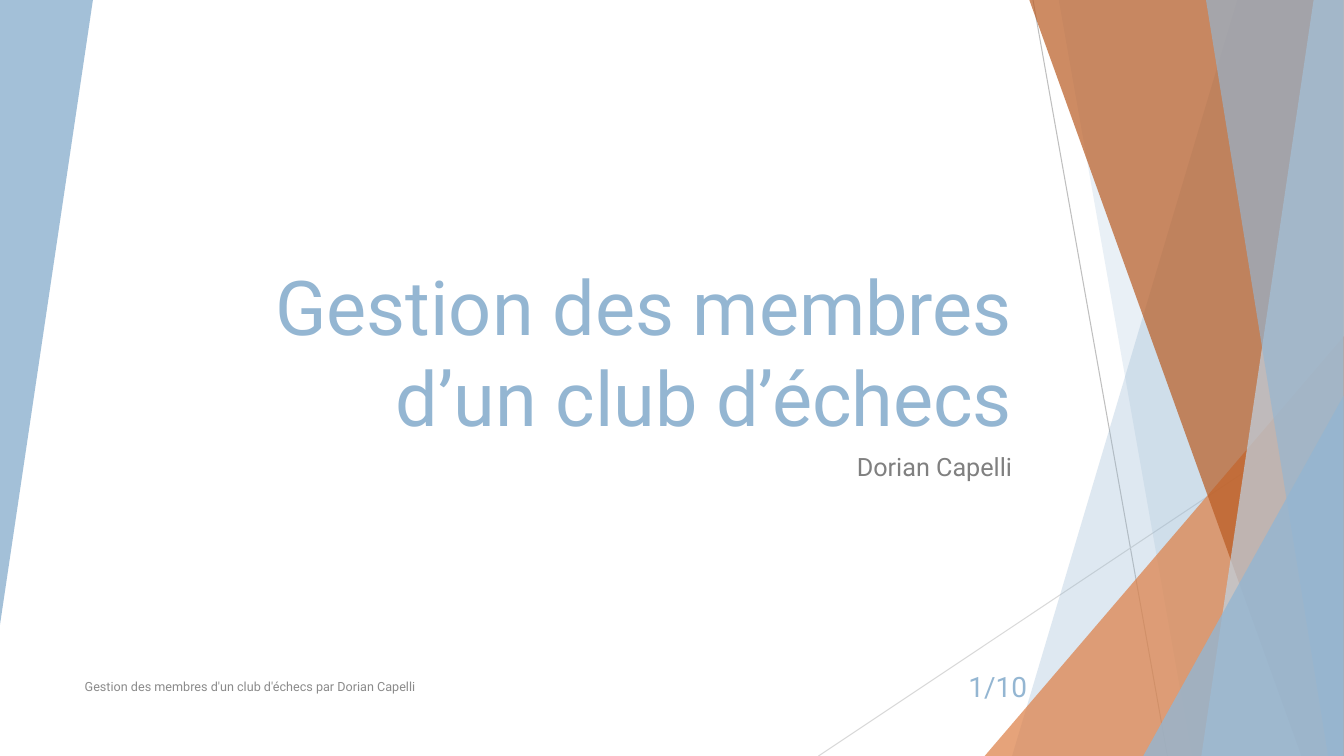
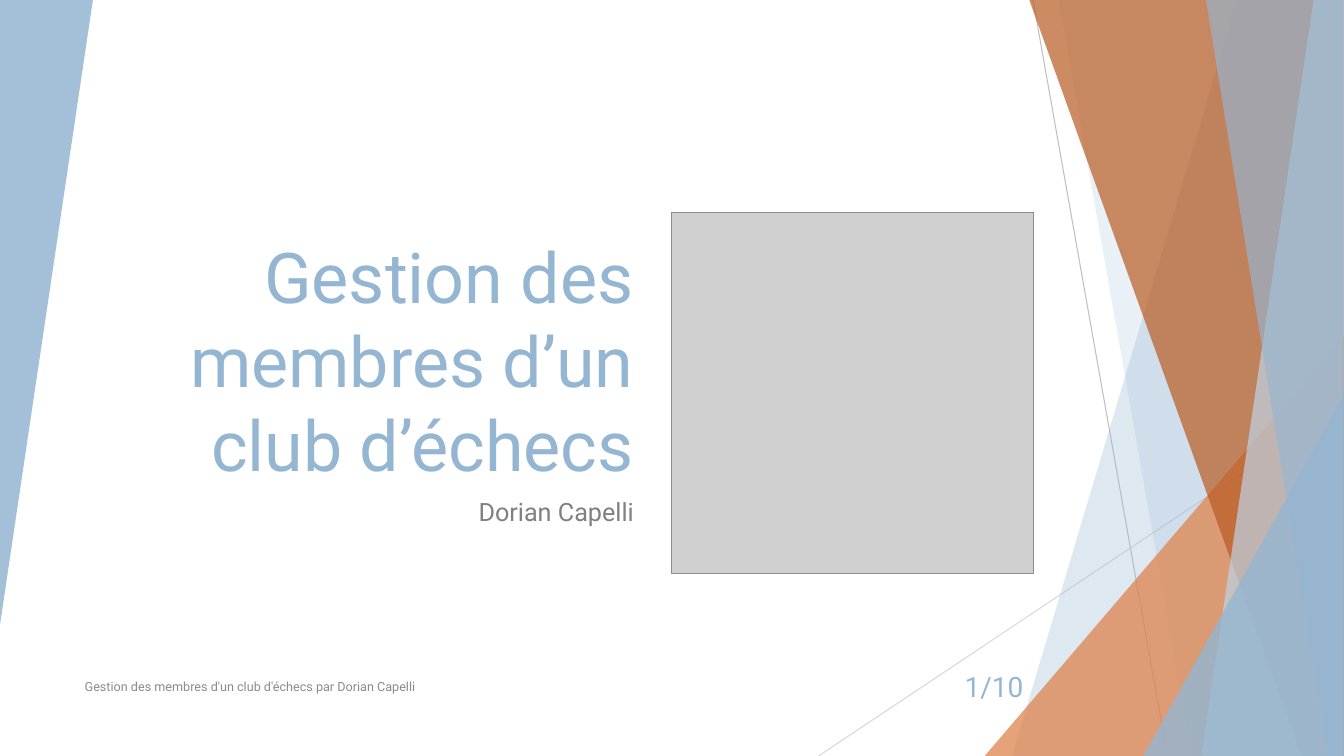
Before and after one commit to doriancapelli/Projet_Approfondissement, a slide deck: slide 1 of 4-Presentation/P-dorcapelli-gestion-des membres-d'un-club-echec.pptx. Drawn at 1344x756 pixels with LibreOffice and Linux fonts; fonts in the diff are those of the drawing; grey boxes stand for pictures. Boxes give left, top, right and bottom in pixels: in the first picture for what was removed or moved away, otherwise in the second. Text is boxed around its words. In the diff, an @@ line names an element or a change of style, - is before the commit and + after.

```diff
--- a/4-Presentation/P-dorcapelli-gestion-des membres-d'un-club-echec.pptx
+++ b/4-Presentation/P-dorcapelli-gestion-des membres-d'un-club-echec.pptx
@@ title "Gestion des membres d’un club ...": place and size @@
-title "Gestion des membres d’un club ..." at (275,278,1012,427)
+title "Gestion des membres d’un club ..." at (190,250,634,472)
@@ title "Gestion des membres d’un club ..." at (190,250,634,472): size 54 to 50 pt @@
@@ picture added at (673,212,1034,574) @@
@@ subtitle "Dorian Capelli": place and size @@
-subtitle "Dorian Capelli" at (857,457,1012,481)
+subtitle "Dorian Capelli" at (479,502,634,526)
@@ page number at (965,677,1024,699): more space between paragraphs @@
```
Also in this commit, not shown: 2 other slides changed, 5 other files.
